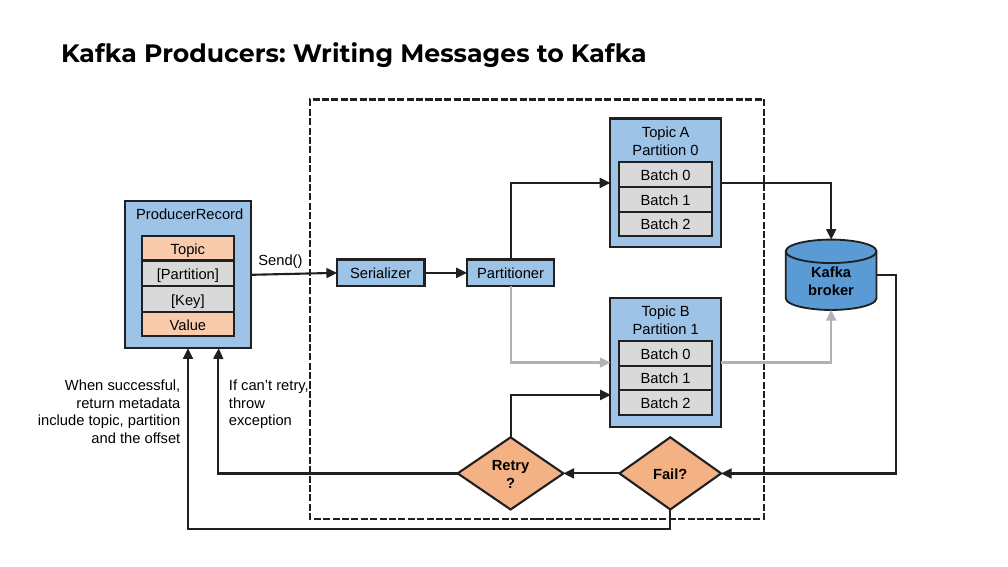
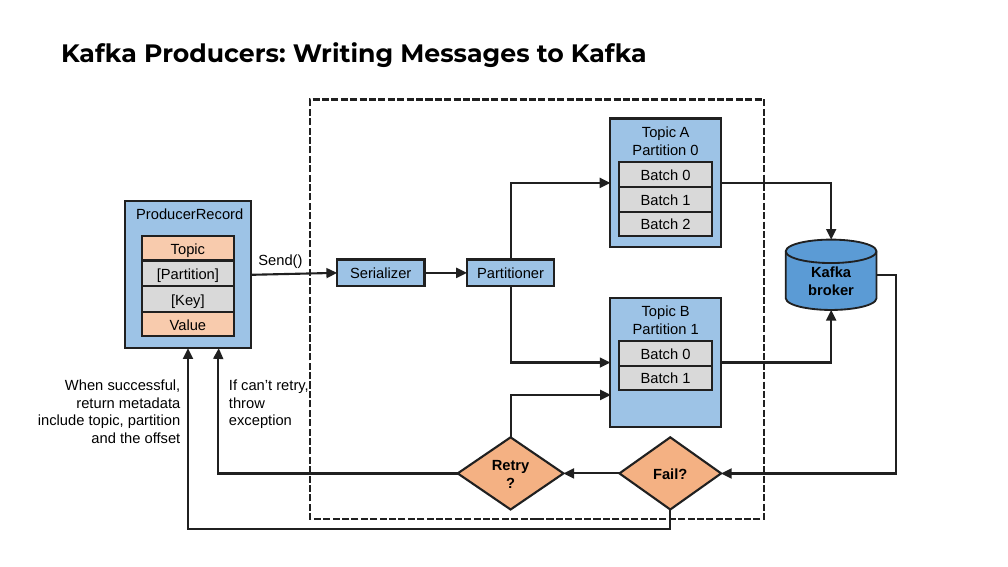
Before and after one commit to ngoctd314/tech-talk, a slide deck: slide 9 of kafka/slide.pptx (slide 10 before the commit). Drawn at 1008x567 pixels with LibreOffice and Linux fonts; fonts in the diff are those of the drawing. Boxes give left, top, right and bottom in pixels: in the first picture for what was removed or moved away, otherwise in the second. Text is boxed around its words. In the diff, an @@ line names an element or a change of style, - is before the commit and + after.

Commit message:
basic kafka

```diff
--- a/kafka/slide.pptx
+++ b/kafka/slide.pptx
@@ elbow arrow (510, 287) - (610, 363): stroke #B2B2B2 2 pt to #202020 2 pt @@
@@ elbow arrow (721, 363) - (831, 310): stroke #B2B2B2 2 pt to #202020 2 pt @@
@@ rectangle removed at box(619, 390, 712, 415) @@
-Batch 2
```
Also in this commit, not shown: 7 other slides changed, 21 slides added, 6 slides removed, 4 other files.
